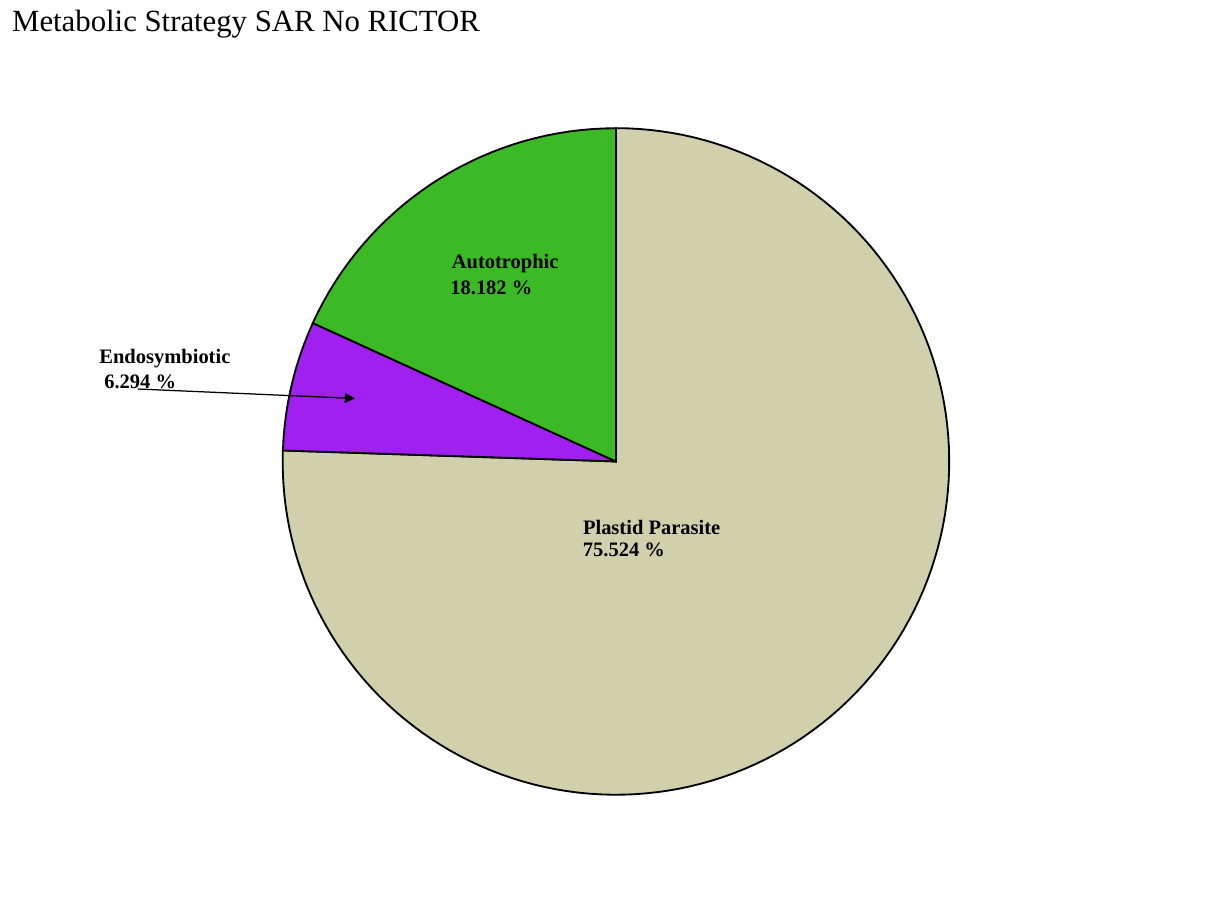
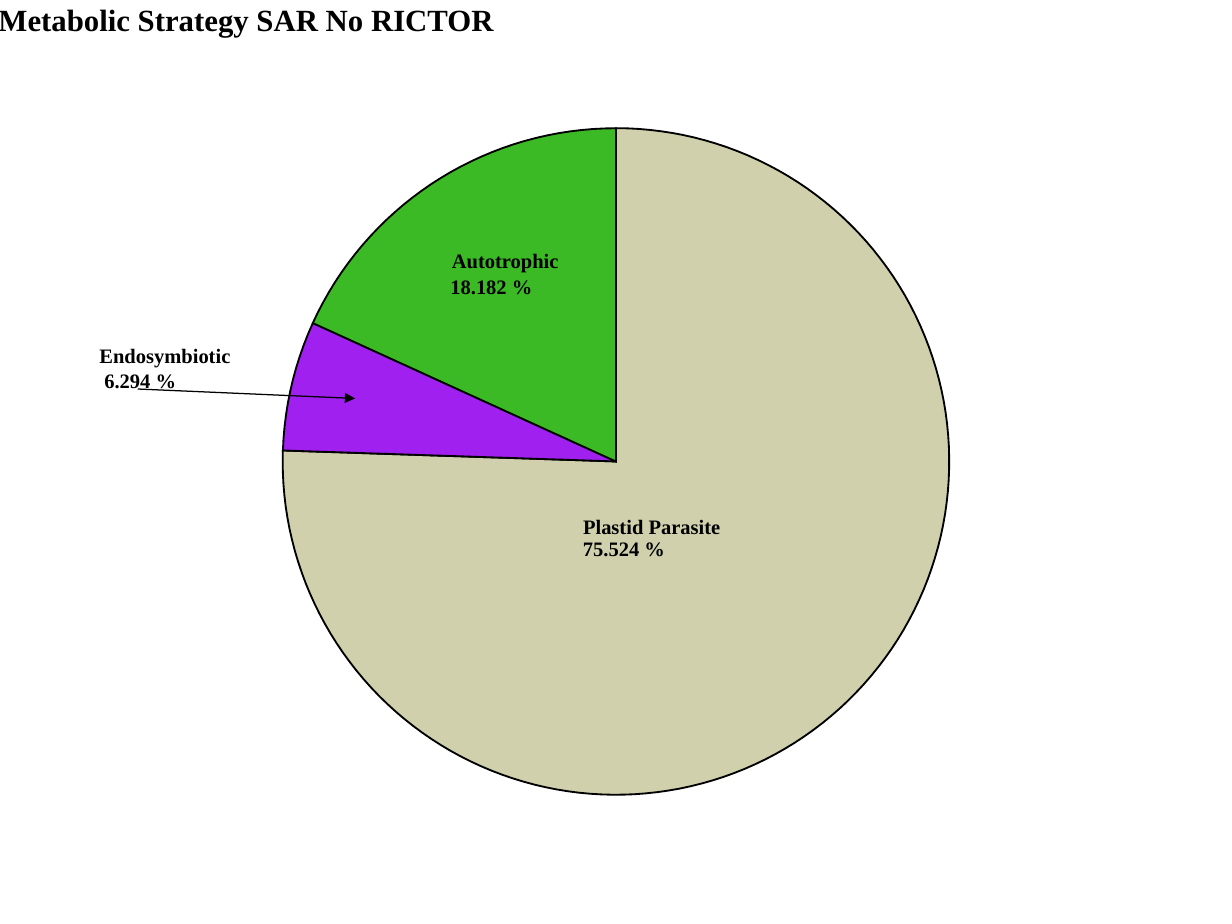
Before and after one commit to Dellaraam/TOR_phylogenetics, a slide deck: slide 1 of Images/Figures_To_Review/PieCharts_Metabolic/SAR/SARNoRictorv2.pptx. Drawn at 1232x924 pixels with LibreOffice and Linux fonts; fonts in the diff are those of the drawing. Boxes give left, top, right and bottom in pixels: in the first picture for what was removed or moved away, otherwise in the second. Text is boxed around its words. In the diff, an @@ line names an element or a change of style, - is before the commit and + after.

```diff
--- a/Images/Figures_To_Review/PieCharts_Metabolic/SAR/SARNoRictorv2.pptx
+++ b/Images/Figures_To_Review/PieCharts_Metabolic/SAR/SARNoRictorv2.pptx
@@ text "Metabolic Strategy SAR No RICTOR" at (0,9,494,37): bold on @@
```
Also in this commit, not shown: 5 other files.
